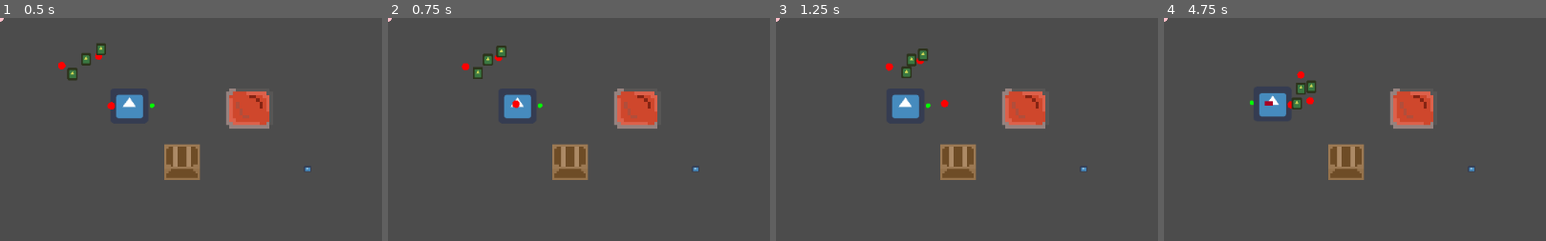
Above: before the commit, frames 1-4 (left to right).
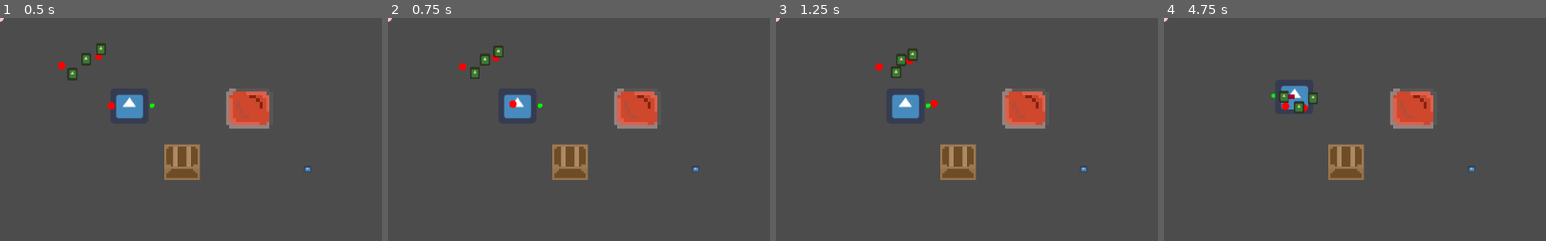
Above: after the commit, the same moments.

Repository: Cartogy/GWJ24
Game: Godot game, scene res://Levels/level_mock.tscn
The game is run twice, just before and just after one commit, with the same random seed, the same clock (stepped at 60 frames per second) and the same inputs. The project has no main scene, so this scene is started directly. The engine's default icon, where the game draws it, is replaced by a stand-in: a white triangle on a blue panel in a dark square.
Inputs (mouse positions are % of the whole screen's width and height, from its top left):
- Up to frame 1 (0.5 s): no input
- Up to frame 2 (0.75 s): move the mouse to (72, 45) at 0.52 s; hold Right (ui_right) from 0.53 s (still down); hold T (chick_cmd) from 0.53 s (still down)
- Up to frame 3 (1.25 s): keep holding Right (ui_right); keep holding T (chick_cmd)
- Up to frame 4 (4.75 s): move the mouse to (30, 55) at 1.27 s; release Right (ui_right) at 1.28 s; release T (chick_cmd) at 1.28 s; hold Down (ui_down) 1.28-2.03 s; tap R (drop_item) at 1.35 s; move the mouse to (60, 28) at 2.02 s; hold Right (ui_right) 2.03-2.78 s; hold G (duck_cmd) 2.03-2.78 s; tap Enter at 2.75 s; move the mouse to (45, 70) at 2.77 s; hold Up (ui_up) 2.78-3.53 s; tap M (follow_cmd) at 2.85 s; move the mouse to (80, 65) at 3.52 s; press the mouse at (80, 65) at 3.53 s; hold Left (ui_left) from 3.53 s (still down); move the mouse to (20, 35) at 4.27 s; release the mouse at (20, 35) at 4.28 s; tap E (pick_item) at 4.35 s
The pictures show only the part of the screen within x 0-50%, y 0-50%; the shares and areas given below are measured in that part.

Frame 1 is identical in both runs. In frame 2, 0.5% of the frame differs, in the area x 18-35%, y 12-41%; in frame 3, 1.0%; in frame 4, 1.8%, in the area x 22-41%, y 23-45%.

Commit message:
Added correct speed variable for clock

Diff:
--- a/Scenes/Chick/flock_state.gd
+++ b/Scenes/Chick/flock_state.gd
@@ -22,7 +22,7 @@
 		#chick.set_desired_direction_v(velocity)
 	else:	# Apply avg_center method for flock
 		var center_v = (avg_center - chick.get_global_position()) * 0.7
-		velocity = chick.get_desired_direction_v() + center_v
+		velocity = (chick.get_desired_direction_v() * chick.speed) + center_v
 
 
 	chick.move_and_slide(velocity)
--- a/Scenes/DuckChickControl.tscn
+++ b/Scenes/DuckChickControl.tscn
@@ -12,8 +12,7 @@
 [node name="Data" parent="PlayerController" index="0"]
 duck_attached_speed = 25.0
 duck_dettached_speed = 50.0
-chick_horde_speed = 60.0
-chick_center_speed = 1.0
+chick_horde_speed = 80.0
 
 [node name="Duck" parent="." instance=ExtResource( 2 )]
 position = Vector2( 173.902, 117.962 )
--- a/Scenes/FlockManager/flock_manager.gd
+++ b/Scenes/FlockManager/flock_manager.gd
@@ -80,7 +80,7 @@
 	average_flock_center = calculate_average_center()
 	goal += dir.normalized() * spd
 	emit_signal("update_entity_position", average_flock_center)
-	update_goals_dir(goal, dir.normalized() * 100)
+	update_goals_dir(goal, dir.normalized())
 
 
 
